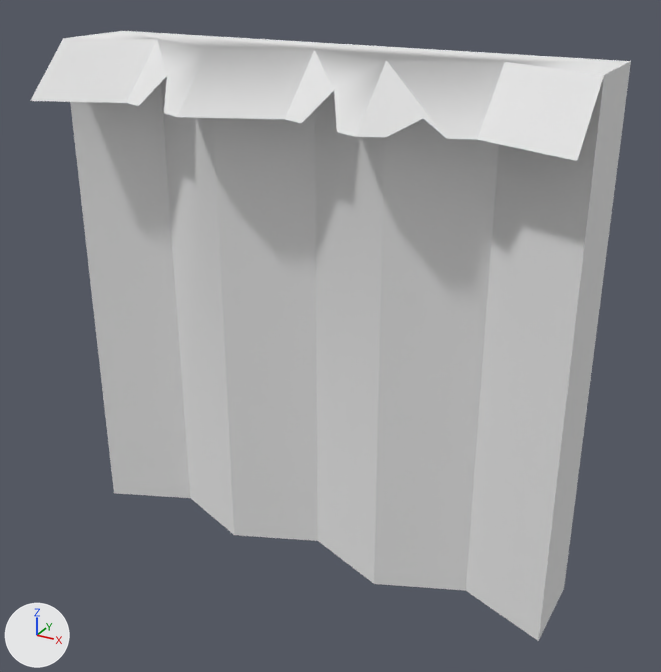
A saved change to the OBJ model DynamicLab/Assets/Nature Kit/Models/OBJ format/cliff_top_rock.obj.
The view is the same before and after, from a 50 mm lens placed at (0.798, -0.996, 1.178), pointed at (0.04, 0.383, 0.489). The axes (+X, +Y, +Z) are drawn at lower left. The lights are the same throughout. The picture after the commit comes second. Where no turn or scale is listed for an object, it has been applied to the vertices.

The first picture shows 'cliff_top_rock'.
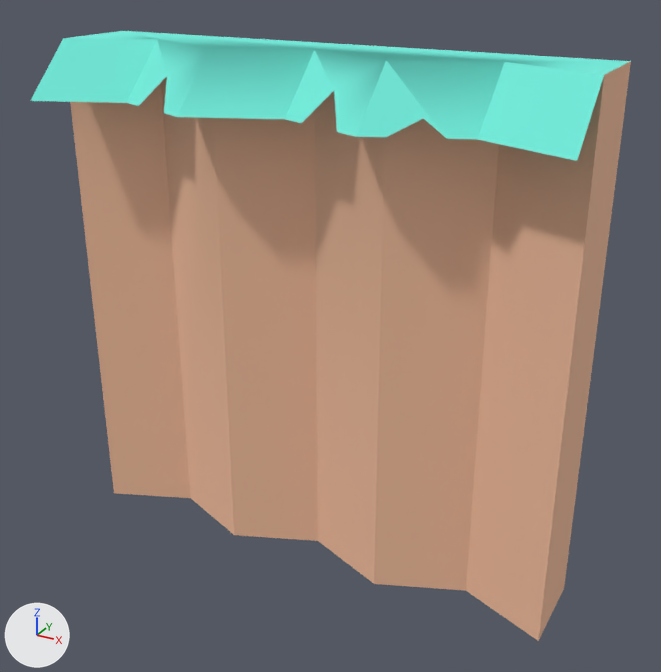
The change, as a diff of the scene's bpy script:
```diff
--- a/DynamicLab/Assets/Nature Kit/Models/OBJ format/cliff_top_rock.obj.py
+++ b/DynamicLab/Assets/Nature Kit/Models/OBJ format/cliff_top_rock.obj.py
@@ mat_grass @@
 mat_grass = principled_material('grass')
-mat_grass.base_color = (0.8, 0.8, 0.8)  # white #e7e7e7
+mat_grass.base_color = (0.173, 0.847, 0.722)  # cyan #73eddd
 mat_grass.roughness = 1.0
@@ mat_dirt @@
 mat_dirt = principled_material('dirt')
-mat_dirt.base_color = (0.8, 0.8, 0.8)  # white #e7e7e7
+mat_dirt.base_color = (0.886, 0.514, 0.341)  # beige #f2be9e
 mat_dirt.roughness = 1.0
```

Where the change shows, as pixel boxes [x1, y1, x2, y2] in the pictures (661 x 672 px):
'cliff_top_rock', recoloured (white to beige)
    both: [30, 31, 631, 641]
